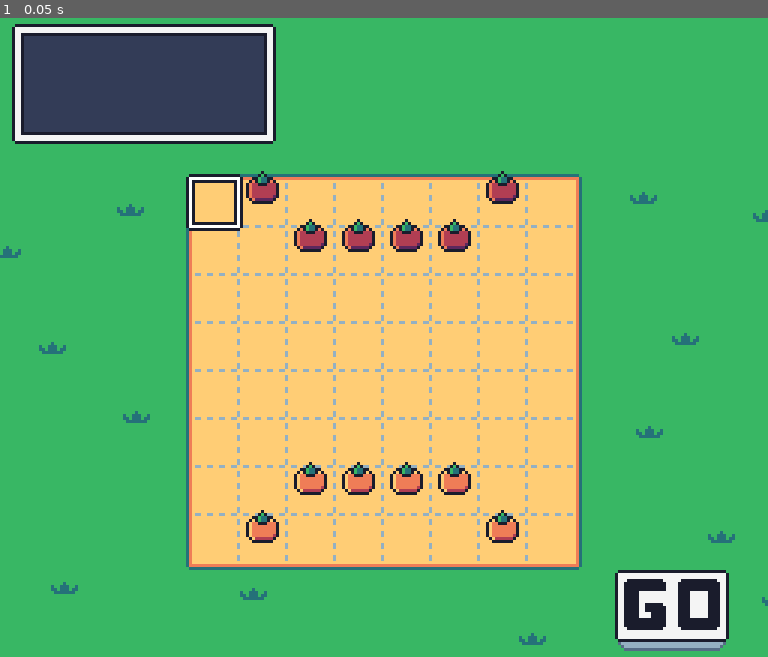
Above: before the commit, frame 1.
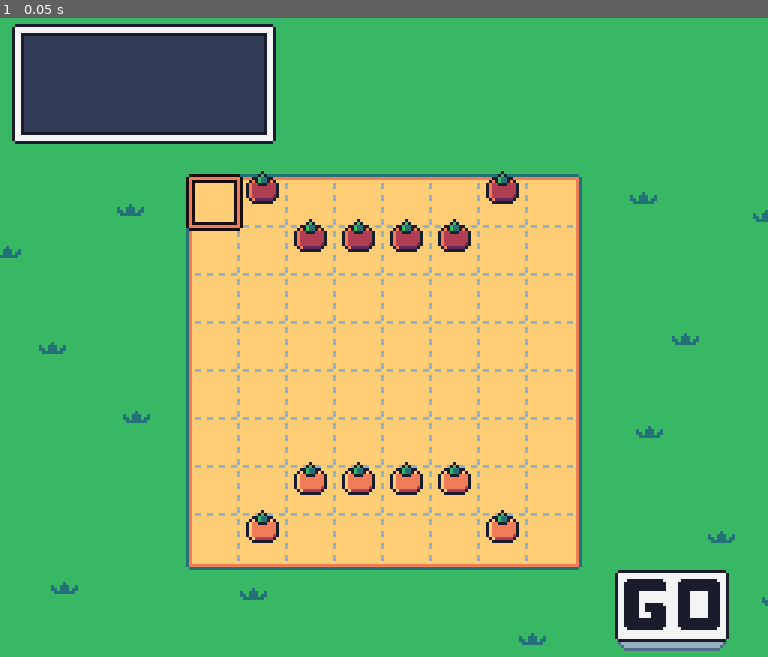
Above: after the commit, the same moment.

Repository: puzzud/Gardon
Game: Godot game, scene res://Scenes/Game.tscn
The game is run twice, just before and just after one commit, with the same random seed, the same clock (stepped at 60 frames per second) and the same inputs.
Inputs:
- Up to frame 1 (0.05 s): no input

The runs differ from the first frame. In frame 1, 0.3% of the frame differs, in the area x 24-32%, y 24-34%.

Commit message:
Added initial sense of team turn. Cursor changes color based on turn.

Diff:
--- a/Scenes/Game.tscn
+++ b/Scenes/Game.tscn
@@ -9,6 +9,7 @@
 
 [node name="Game" type="Node2D"]
 script = ExtResource( 1 )
+teamColors = [ Color( 0.937255, 0.490196, 0.341176, 1 ), Color( 0.694118, 0.243137, 0.32549, 1 ) ]
 
 [node name="Ui" parent="." instance=ExtResource( 2 )]
 editor/display_folded = true
--- a/Scripts/Game.gd
+++ b/Scripts/Game.gd
@@ -1,10 +1,16 @@
 extends Node2D
 class_name Game
+
+var teamTurnIndex = 0
+
+export(Array, Color) var teamColors
 
 func _ready():
 	Global.game = self
 
 	initializeBoard()
+
+	setTeamTurnIndex(teamTurnIndex)
 
 func initializeBoard():
 	$Board.clear()
@@ -18,6 +24,15 @@
 
 	#print($Board.cellContents)
 
+func setTeamTurnIndex(teamTurnIndex: int):
+	self.teamTurnIndex = teamTurnIndex
+
+	$Cursor.modulate = getTeamColor(teamTurnIndex)
+
+func getTeamColor(teamIndex: int) -> Color:
+	var teamColor = teamColors[teamIndex]
+	return teamColor
+
 func onBoardCellHover(cellCoordinates: Vector2):
 	$Cursor.set_global_position($Board.getCellPosition(cellCoordinates) - Vector2(1.0, 1.0))
 
